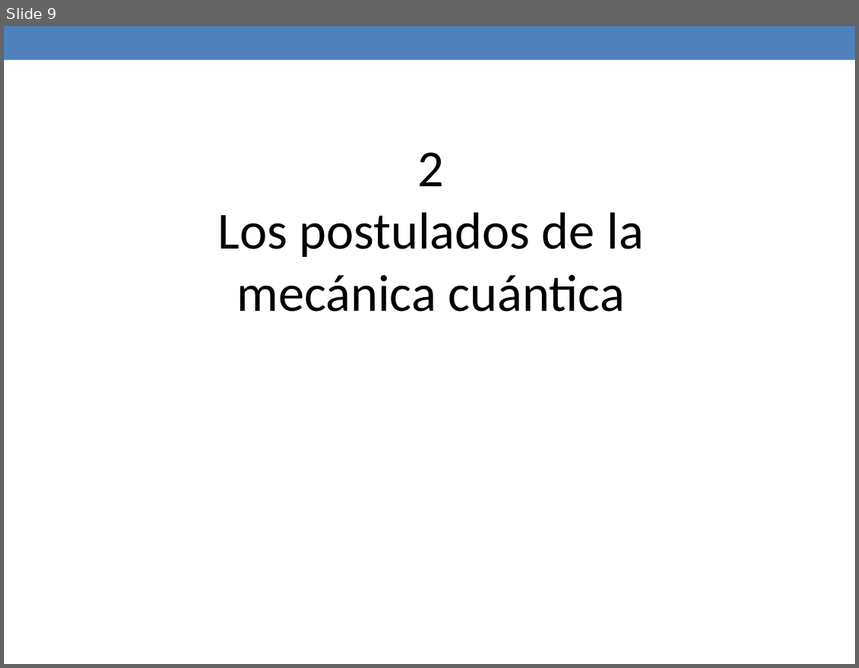
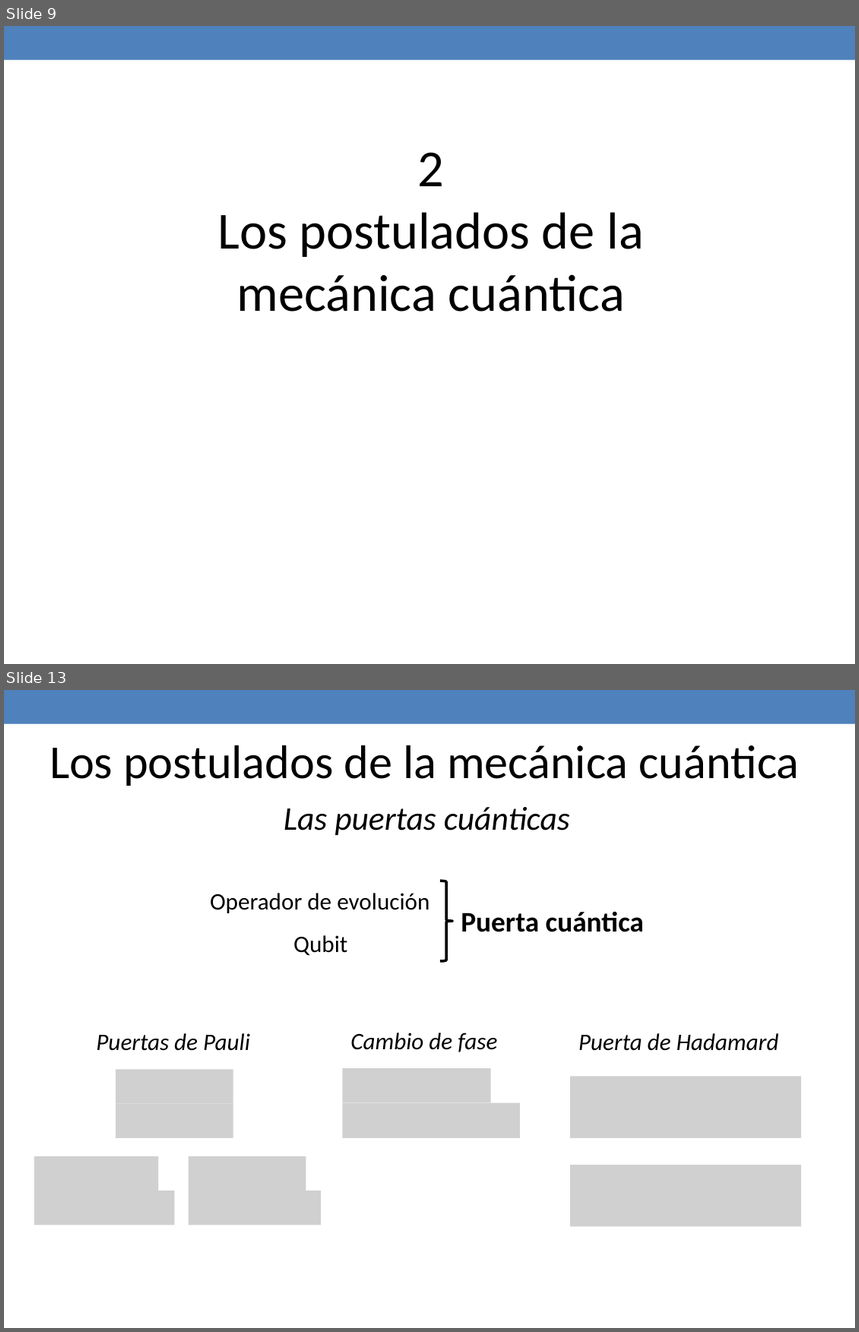
Before and after one commit to jaimecp89/qMIPS101, a slide deck: qMIPS/doc/Presentacion PFC.pptx. Shown one above the other, each under a label of ours: slide 9 before the commit, slides 9 and 13 after it; the slides between them are not shown. The pictures are 859x668 and 859x1332 pixels, drawn with LibreOffice and Linux fonts; fonts in the diff are those of the drawing; grey boxes stand for pictures. Boxes give left, top, right and bottom in pixels: in the first picture for what was removed or moved away, otherwise in the second. Text is boxed around its words. In the diff, an @@ line names an element or a change of style, - is before the commit and + after.

```diff
--- a/qMIPS/doc/Presentacion PFC.pptx
+++ b/qMIPS/doc/Presentacion PFC.pptx
@@ slide 13 added at (x1=4, y1=690, x2=855, y2=1328), background #FFFFFF; not listed: 1 template element that a slide beside it also shows @@
@@ text added at (x1=50, y1=745, x2=800, y2=786), 40 pt, text #000000 @@
+Los postulados de la mecánica cuántica
@@ text added at (x1=284, y1=807, x2=570, y2=835), 28 pt, text #000000, italic @@
+Las puertas cuánticas
@@ text added at (x1=210, y1=893, x2=430, y2=913), 20 pt, text #000000 @@
+Operador de evolución
@@ right brace added at (x1=441, y1=881, x2=453, y2=961), outline #000000 2.25 pt @@
@@ text added at (x1=461, y1=911, x2=644, y2=932), 24 pt, text #000000, bold @@
+Puerta cuántica
@@ text added at (x1=294, y1=935, x2=348, y2=955), 20 pt, text #000000 @@
+Qubit
@@ text added at (x1=96, y1=1034, x2=250, y2=1051), 20 pt, text #000000, italic @@
+Puertas de Pauli
@@ text added at (x1=351, y1=1033, x2=497, y2=1053), 20 pt, text #000000, italic @@
+Cambio de fase
@@ text added at (x1=579, y1=1034, x2=779, y2=1051), 20 pt, text #000000, italic @@
+Puerta de Hadamard
@@ picture added at (x1=116, y1=1070, x2=233, y2=1103) @@
@@ picture added at (x1=343, y1=1068, x2=491, y2=1103) @@
@@ picture added at (x1=570, y1=1076, x2=800, y2=1138) @@
@@ picture added at (x1=116, y1=1103, x2=233, y2=1138) @@
@@ picture added at (x1=343, y1=1103, x2=521, y2=1138) @@
@@ picture added at (x1=34, y1=1157, x2=158, y2=1191) @@
@@ picture added at (x1=189, y1=1157, x2=306, y2=1191) @@
@@ picture added at (x1=570, y1=1165, x2=800, y2=1227) @@
@@ picture added at (x1=34, y1=1192, x2=174, y2=1225) @@
@@ picture added at (x1=189, y1=1192, x2=322, y2=1225) @@
```
Also in this commit, not shown: 6 other slides added, 1 other file.
